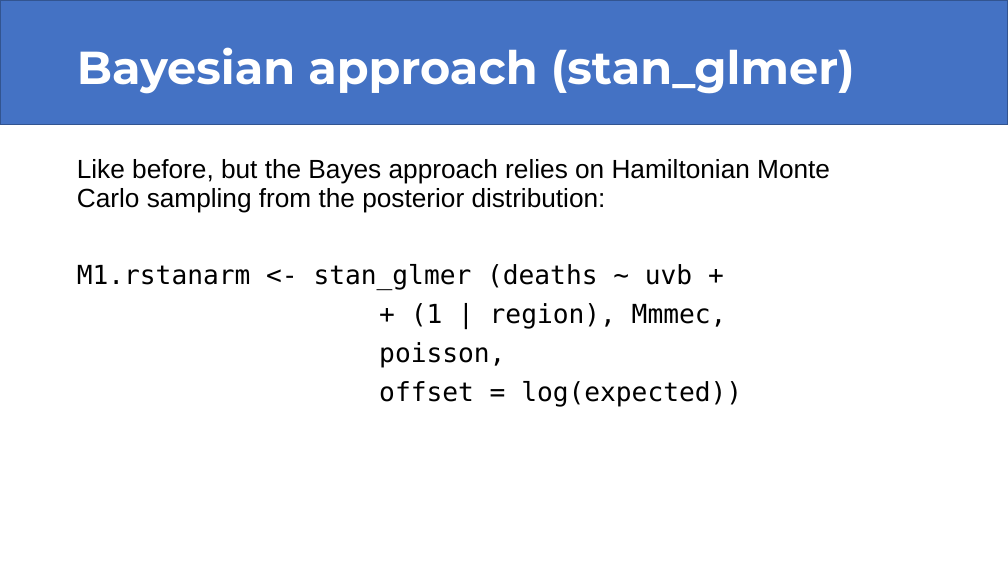
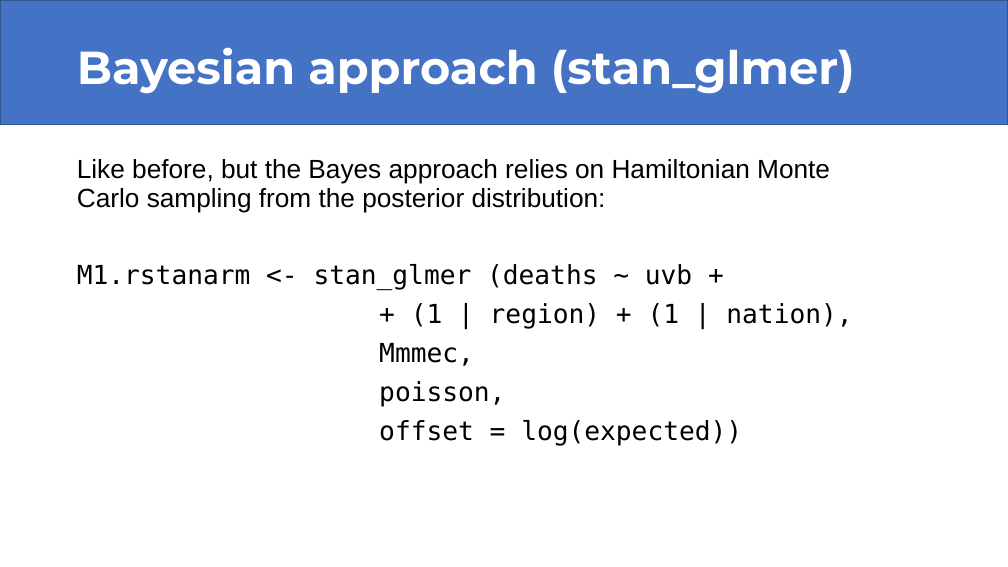
Before and after one commit to saraserafino/UVB-exposure-on-melanoma-mortality, a slide deck: slide 14 of UVB-exposure-on-melanoma-mortality.pptx. Drawn at 1008x567 pixels with LibreOffice and Linux fonts; fonts in the diff are those of the drawing. Boxes give left, top, right and bottom in pixels: in the first picture for what was removed or moved away, otherwise in the second. Text is boxed around its words. In the diff, an @@ line names an element or a change of style, - is before the commit and + after.

```diff
--- a/UVB-exposure-on-melanoma-mortality.pptx
+++ b/UVB-exposure-on-melanoma-mortality.pptx
@@ text at [379,303,852,366]: text changed @@
-+ (1 | region), Mmmec,
++ (1 | region) + (1 | nation),
+Mmmec,
```
Also in this commit, not shown: 7 other slides changed, 8 other files.
